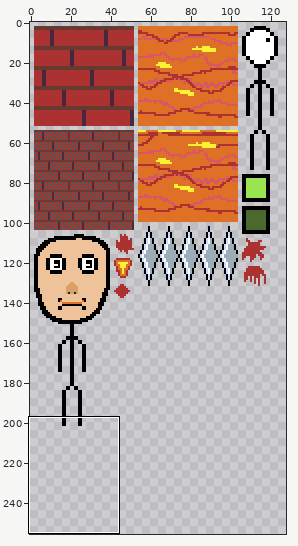
Sprite sheet, stored at lib/assets/img/assets.png. Above, an overview of the earlier version with the close-up marked.
Close-up. Old version:
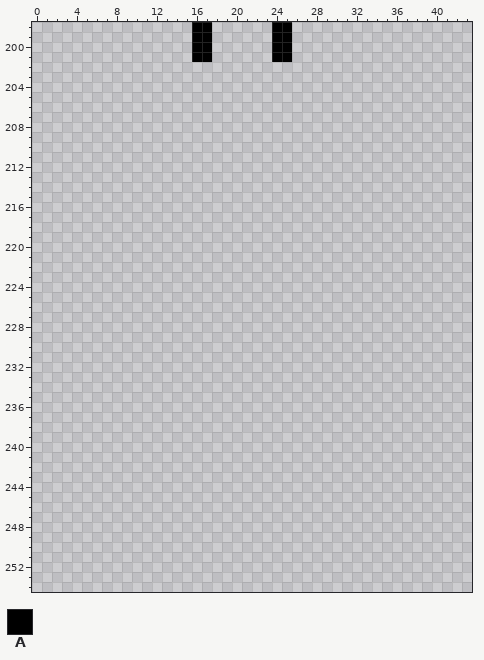
The file is 128x256 pixels. Colours within 5 levels of each other are drawn and written as one. Shown: x 0..43, y 198..254.
Palette (. is transparent): A #000000
Pixels before (only the part around the change), first column x 0:
198 ................AA......AA..................
199 ................AA......AA..................
200 ................AA......AA..................
201 ................AA......AA..................
202 ............................................
203 ............................................
204 ............................................
205 ............................................
206 ............................................
207 ............................................
208 ............................................
209 ............................................
210 ............................................
211 ............................................
212 ............................................
213 ............................................
214 ............................................
215 ............................................
216 ............................................
217 ............................................
218 ............................................
219 ............................................
220 ............................................
221 ............................................
222 ............................................
223 ............................................
224 ............................................
225 ............................................
226 ............................................
227 ............................................
228 ............................................
229 ............................................
230 ............................................
231 ............................................
232 ............................................
233 ............................................
234 ............................................
235 ............................................
236 ............................................
237 ............................................
238 ............................................
239 ............................................
240 ............................................
241 ............................................
242 ............................................
243 ............................................
244 ............................................
245 ............................................
246 ............................................
247 ............................................
248 ............................................
249 ............................................
250 ............................................
251 ............................................
252 ............................................
253 ............................................
254 ............................................
And afterwards:
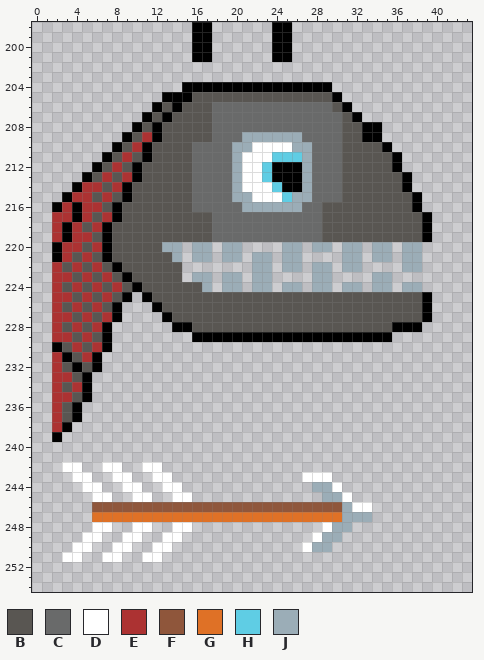
Colours new in this view: B #595652  C #696a6a  D #ffffff  E #ac3232  F #8f563b  G #df7126  H #5fcde4  J #9badb7
The exact change:
y 204: x 15..29 ............... -> AAAAAAAAAAAAAAA
y 205: x 13..30 .................. -> AAABBBBBBBBBBBBBBA
y 206: x 12..31 .................... -> ABABBBCCCCCCCCCCCCBA
y 207: x 11..32 ...................... -> ABABBBBCCCCCCCCCCCCCBA
y 208: x 10..34 ......................... -> ABABBBBBCCCCCCCCCCCCCBBAA
y 209: x 9..34 .......................... -> ABEABBBBBCCCJJJJJJCCCCBBAA
y 210: x 8..35 ............................ -> ABEABBBBCCCCJJDDDDJJCCCBBBBA
y 211: x 7..36 .............................. -> ABEBABBBBCCCCJDDDHHHJCCCBBBBBA
y 212: x 6..36 ............................... -> ABEBABBBBBCCCCJDDHAAAJCCCBBBBBA
y 213: x 5..37 ................................. -> ABEBEABBBBBCCCCJDDHAAAJCCCBBBBBBA
y 214: x 4..37 .................................. -> AEEBEABBBBBBCCCCJDDDHAAJCCCBBBBBBA
y 215: x 3..38 .................................... -> AEEBEBABBBBBBCCCCJJDDDHJJCCCBBBBBBBA
y 216: x 2..38 ..................................... -> AEAEEBABBBBBBBCCCCCJJJJJJCCBBBBBBBBBA
y 217: x 2..39 ...................................... -> EEAEBEABBBBBBBBBCCCCCCCCCCCBBBBBBBBBBA
y 218: x 2..39 ...................................... -> EAEBEABBBBBBBBBBCCCCCCCCCCCBBBBBBBBBBA
y 219: x 2..39 ...................................... -> EAEEBABBBBBBBBBBCCCCCCCCCCCBBBBBBBBBBA
y 220: x 2..14 ............. -> AEEBEABBBBBJJ; x 16..17 .. -> JJ; x 19..20 .. -> JJ; x 25..26 .. -> JJ; x 28..29 .. -> JJ; x 31..32 .. -> JJ; x 34..35 .. -> JJ; x 37..38 .. -> JJ
y 221: x 2..14 ............. -> AEBEBABBBBBBJ; x 16..17 .. -> JJ; x 19..20 .. -> JJ; x 22..23 .. -> JJ; x 25..26 .. -> JJ; x 31..32 .. -> JJ; x 34..35 .. -> JJ; x 37..38 .. -> JJ
y 222: x 2..14 ............. -> EBEBEBABBBBBB; x 22..23 .. -> JJ; x 25..26 .. -> JJ; x 28..29 .. -> JJ; x 31..32 .. -> JJ; x 37..38 .. -> JJ
y 223: x 2..14 ............. -> EEBEBEBABBBBB; x 16..17 .. -> JJ; x 19..20 .. -> JJ; x 22..23 .. -> JJ; x 28..29 .. -> JJ; x 34..35 .. -> JJ
y 224: x 2..17 ................ -> EBEBEBEBABBBBBBJ; x 19..20 .. -> JJ; x 22..23 .. -> JJ; x 25..26 .. -> JJ; x 28..29 .. -> JJ; x 31..32 .. -> JJ; x 34..35 .. -> JJ; x 37..38 .. -> JJ
y 225: x 2..9 ........ -> EEBEBEBA; x 11..39 ............................. -> ABBBBBBBBBBBBBBBBBBBBBBBBBBBA
y 226: x 2..8 ....... -> EBEBEBA; x 12..39 ............................ -> ABBBBBBBBBBBBBBBBBBBBBBBBBBA
y 227: x 2..8 ....... -> EEBEBEA; x 13..39 ........................... -> ABBBBBBBBBBBBBBBBBBBBBBBBBA
y 228: x 2..7 ...... -> EBEBEA; x 14..38 ......................... -> AABBBBBBBBBBBBBBBBBBBBAAA
y 229: x 2..7 ...... -> EEBEBA; x 16..35 .................... -> AAAAAAAAAAAAAAAAAAAA
y 230: x 2..7 ...... -> ABEBEA
y 231: x 2..6 ..... -> EABEA
y 232: x 2..6 ..... -> EBABA
y 233: x 2..5 .... -> EEBA
y 234: x 2..5 .... -> EBEA
y 235: x 2..5 .... -> EEBA
y 236..237: x 2..4 ... -> EBA
y 238: x 2..3 .. -> EA
y 239: x 2 . -> A
y 242: x 3..4 .. -> DD; x 7..8 .. -> DD; x 11..12 .. -> DD
y 243: x 4..5 .. -> DD; x 8..9 .. -> DD; x 12..13 .. -> DD; x 27..29 ... -> DDD
y 244: x 5..6 .. -> DD; x 9..10 .. -> DD; x 13..14 .. -> DD; x 28..30 ... -> JJD
y 245: x 6..7 .. -> DD; x 10..11 .. -> DD; x 14..15 .. -> DD; x 29..31 ... -> JJD
y 246: x 6..33 ............................ -> FFFFFFFFFFFFFFFFFFFFFFFFFJDD
y 247: x 6..33 ............................ -> GGGGGGGGGGGGGGGGGGGGGGGGGJJJ
y 248: x 6..7 .. -> DD; x 10..11 .. -> DD; x 14..15 .. -> DD; x 29..31 ... -> DJJ
y 249: x 5..6 .. -> DD; x 9..10 .. -> DD; x 13..14 .. -> DD; x 28..30 ... -> DJJ
y 250: x 4..5 .. -> DD; x 8..9 .. -> DD; x 12..13 .. -> DD; x 27..29 ... -> DJJ
y 251: x 3..4 .. -> DD; x 7..8 .. -> DD; x 11..12 .. -> DD
Where, in picture pixels (left, top, right, bottom), the same in both close-ups:
added: (52, 82, 432, 562)
